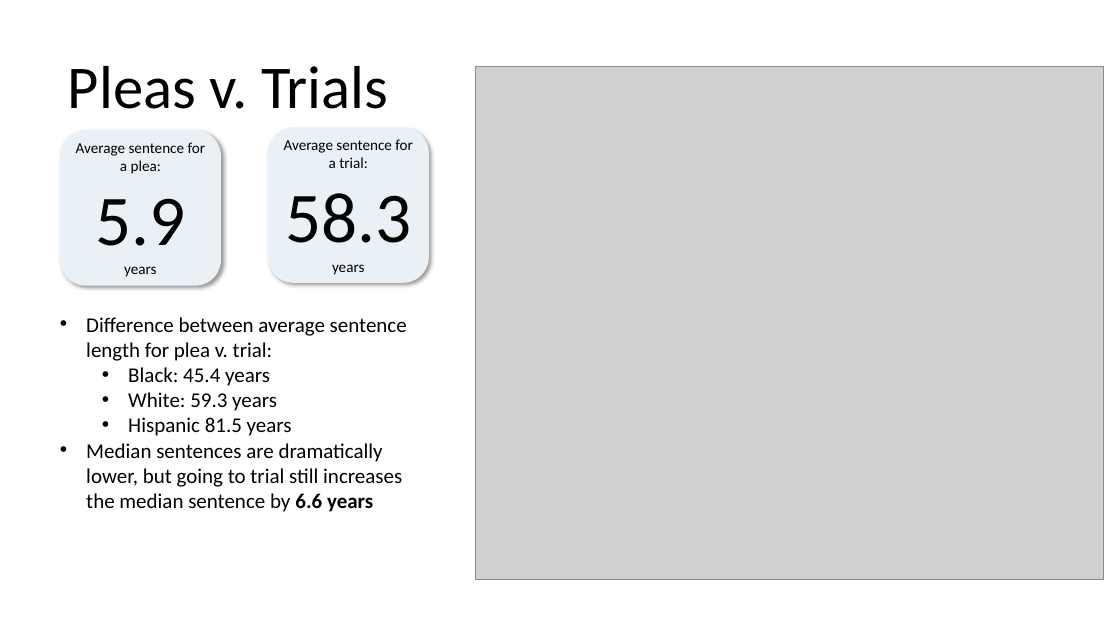
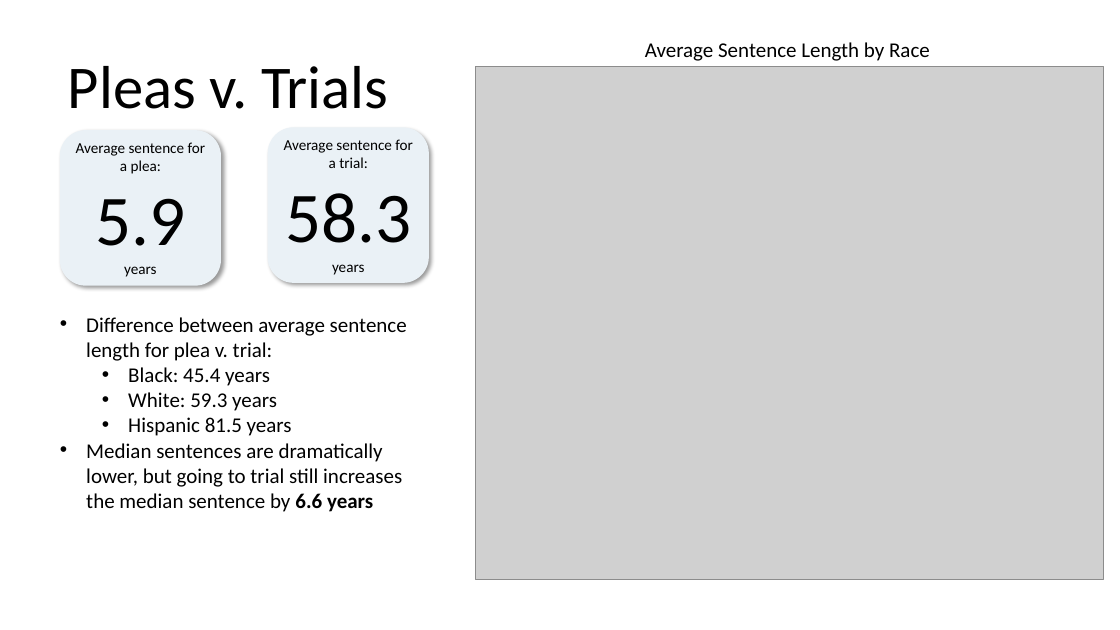
Before and after one commit to jenwhitson/sentencing_project, a slide deck: slide 18 of Presentation.pptx (slide 16 before the commit). Drawn at 1120x630 pixels with LibreOffice and Linux fonts; fonts in the diff are those of the drawing; grey boxes stand for pictures. Boxes give left, top, right and bottom in pixels: in the first picture for what was removed or moved away, otherwise in the second. Text is boxed around its words. In the diff, an @@ line names an element or a change of style, - is before the commit and + after.

```diff
--- a/Presentation.pptx
+++ b/Presentation.pptx
@@ text added at box(645, 42, 930, 61), 18 pt, text #000000 @@
+Average Sentence Length by Race
```
Also in this commit, not shown: 1 other slide changed, 2 slides added, 1 other file.
